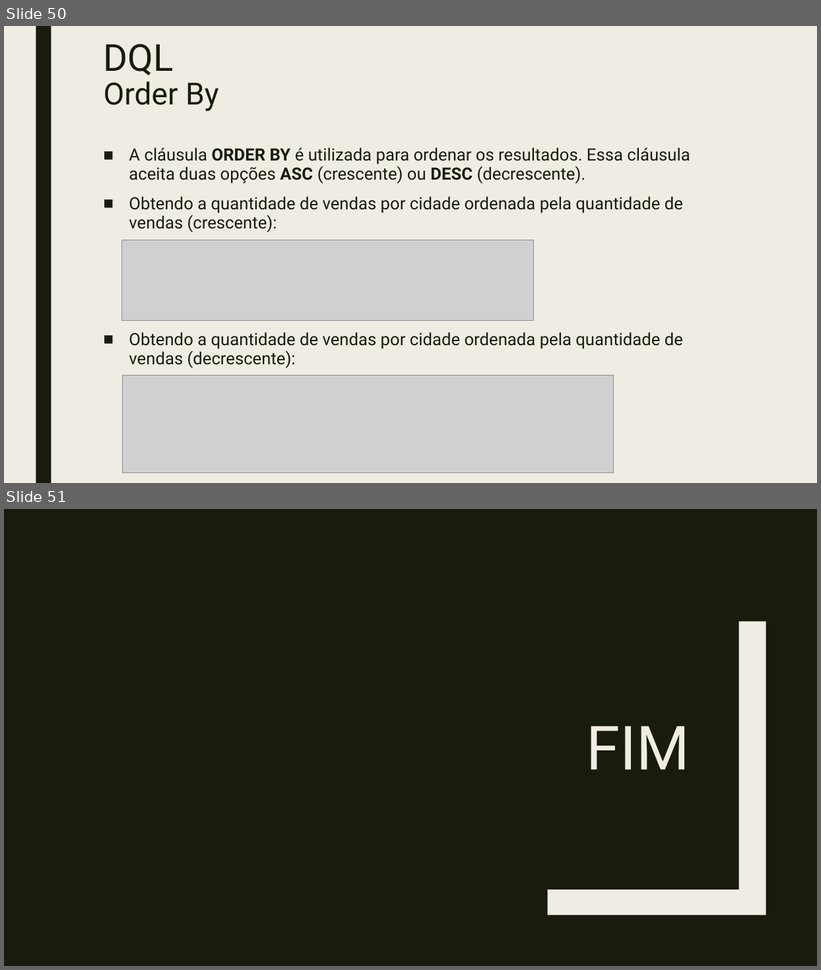
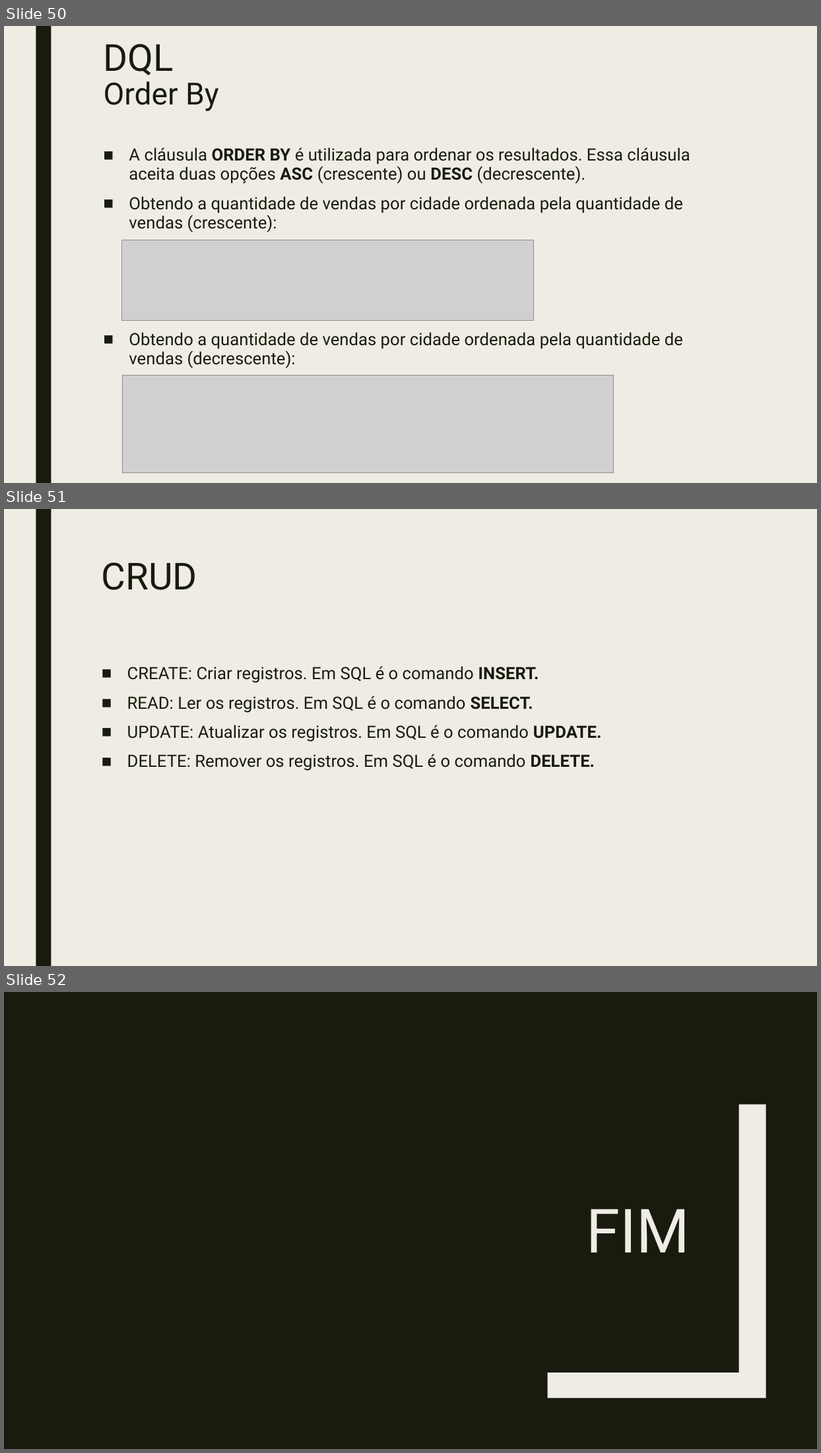
Before and after one commit to william-cirico/LAA-Proway, a slide deck: Aula 03 - Modelagem Física - DDL, DML e DQL/Banco de Dados.pptx. Shown one above the other, each under a label of ours: slides 50 and 51 before the commit, slides 50, 51 and 52 after it. The pictures are 821x970 and 821x1453 pixels, drawn with LibreOffice and Linux fonts; fonts in the diff are those of the drawing; grey boxes stand for pictures. Boxes give left, top, right and bottom in pixels: in the first picture for what was removed or moved away, otherwise in the second. Text is boxed around its words. In the diff, an @@ line names an element or a change of style, - is before the commit and + after.

```diff
--- a/Aula 03 - Modelagem Física - DDL, DML e DQL/Banco de Dados.pptx
+++ b/Aula 03 - Modelagem Física - DDL, DML e DQL/Banco de Dados.pptx
@@ slide 51 added at (4, 509, 817, 966), background #EFEDE3; not listed: 1 template element that a slide beside it also shows @@
@@ title added at (102, 562, 197, 590), 44 pt, text #191B0E @@
+CRUD
@@ text added at (127, 666, 602, 771), 20 pt, text #191B0E @@
+■ CREATE: Criar registros. Em SQL é o comando INSERT.
+■ READ: Ler os registros. Em SQL é o comando SELECT.
+■ UPDATE: Atualizar os registros. Em SQL é o comando UPDATE.
+■ DELETE: Remover os registros. Em SQL é o comando DELETE.
@@ what was slide 51 is now slide 52 @@
```
Also in this commit, not shown: 6 other files.
